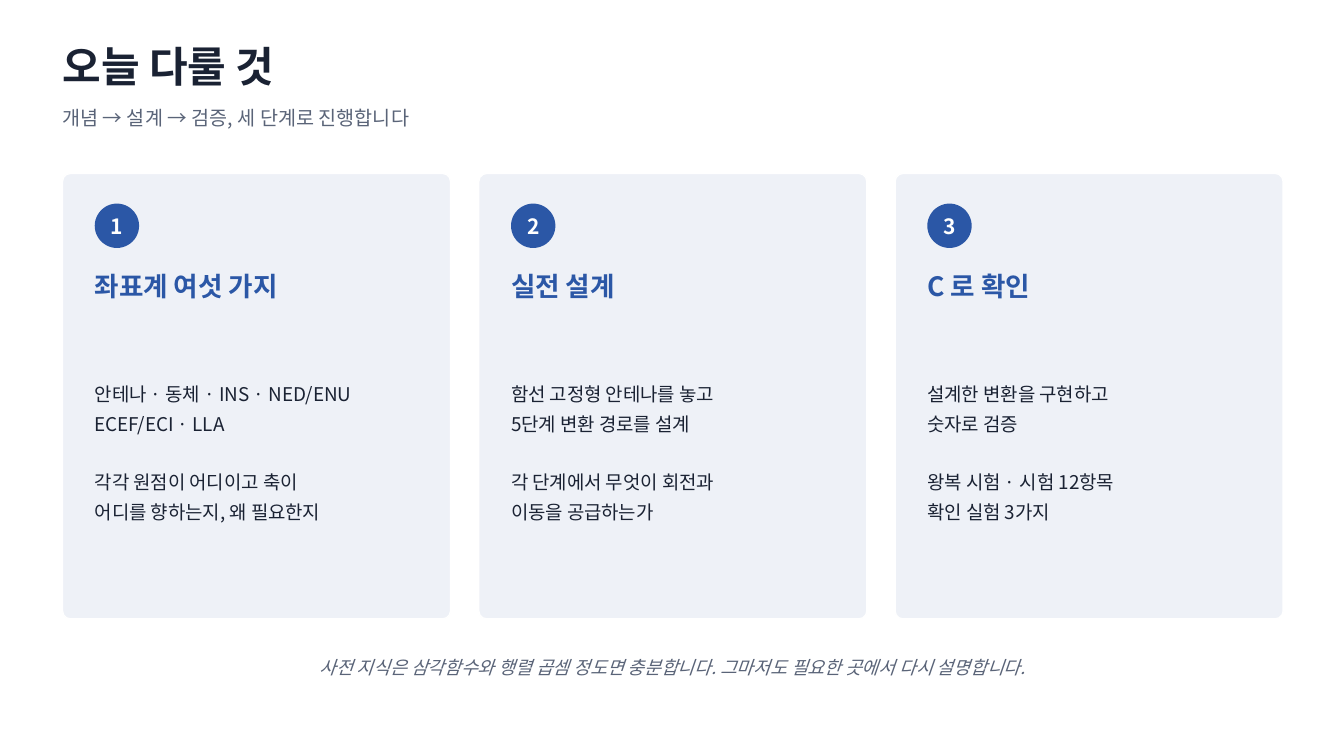
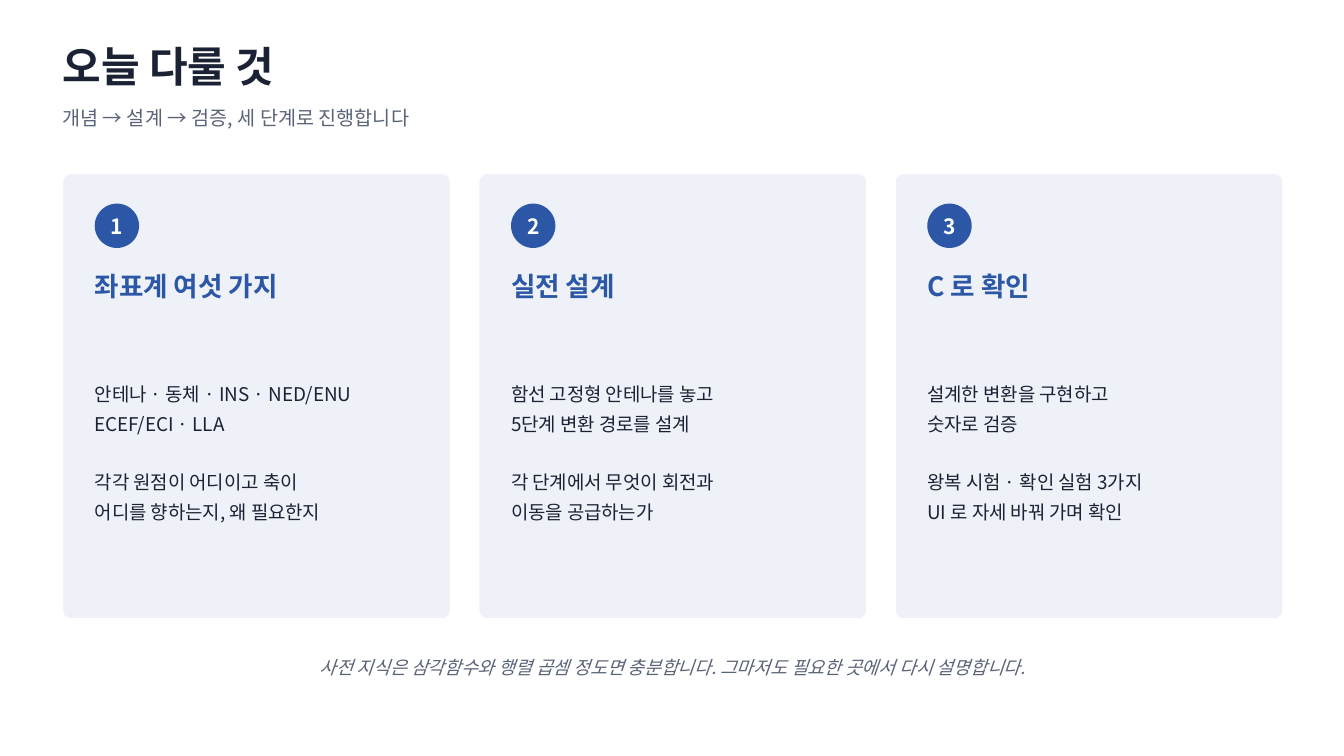
Before and after one commit to harley-hwan/IpcProc, a slide deck: slide 3 of Part2_CoordFrames/ref/산출물/Chapter2_coordinate_systems.pptx. Drawn at 1344x756 pixels with LibreOffice and Linux fonts; fonts in the diff are those of the drawing. Boxes give left, top, right and bottom in pixels: in the first picture for what was removed or moved away, otherwise in the second. Text is boxed around its words. In the diff, an @@ line names an element or a change of style, - is before the commit and + after.

```diff
--- a/Part2_CoordFrames/ref/산출물/Chapter2_coordinate_systems.pptx
+++ b/Part2_CoordFrames/ref/산출물/Chapter2_coordinate_systems.pptx
@@ text at <box>927,473,1142,521</box>: text changed @@
-왕복 시험 · 시험 12항목
-확인 실험 3가지
+왕복 시험 · 확인 실험 3가지
+UI 로 자세 바꿔 가며 확인
```
Also in this commit, not shown: 5 other slides changed, 9 other files.
